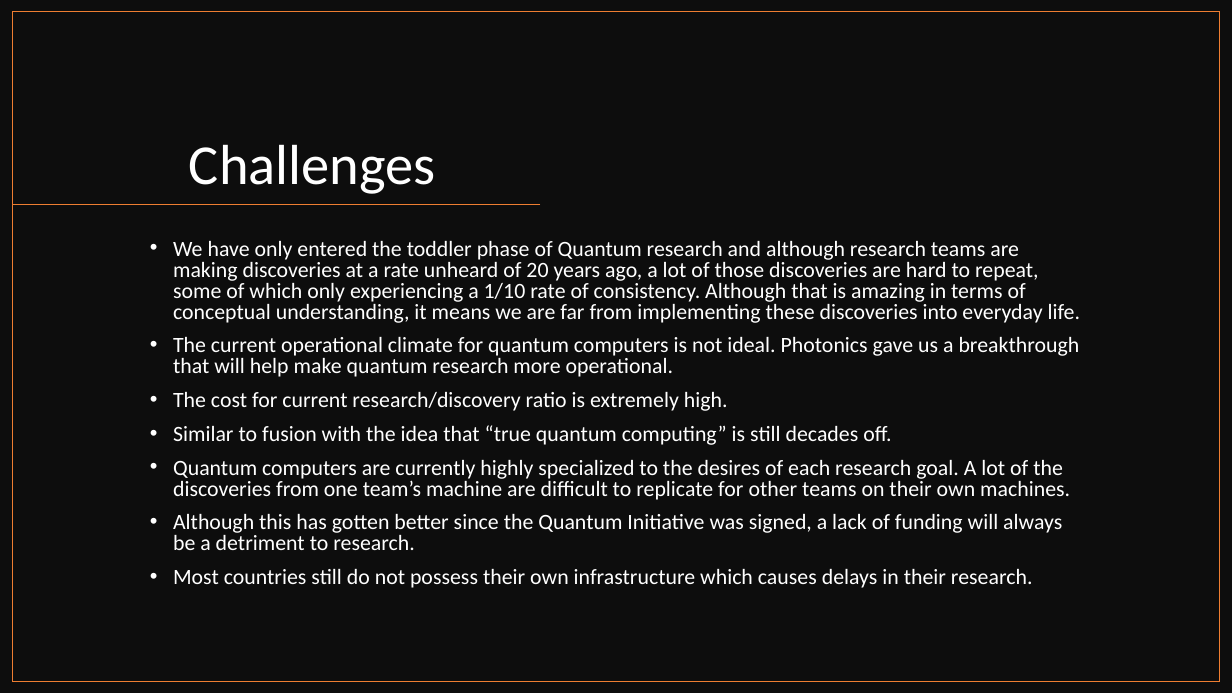
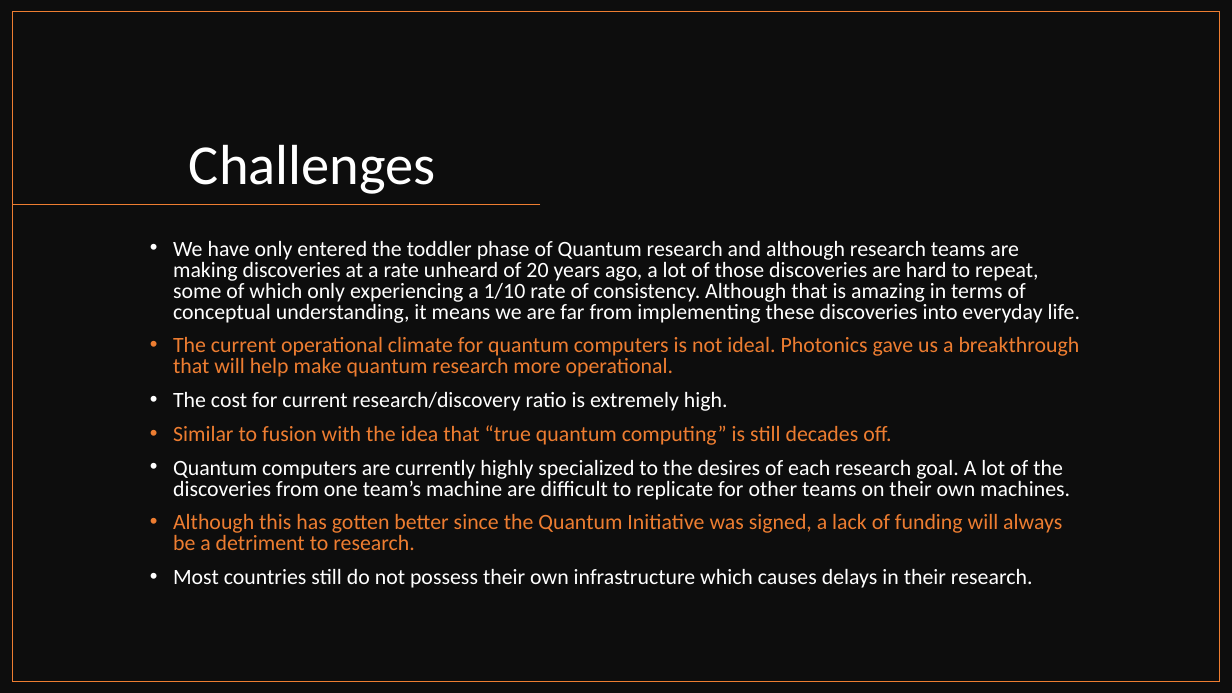
Before and after one commit to CIDS-484-Spring-2022/Quantum-Computing, a slide deck: slide 9 of Quantum PP.pptx. Drawn at 1232x693 pixels with LibreOffice and Linux fonts; fonts in the diff are those of the drawing. Boxes give left, top, right and bottom in pixels: in the first picture for what was removed or moved away, otherwise in the second. Text is boxed around its words. In the diff, an @@ line names an element or a change of style, - is before the commit and + after.

```diff
--- a/Quantum PP.pptx
+++ b/Quantum PP.pptx
@@ text at [173, 337, 1080, 550]: text colour #FFFFFF to #ED7D31 in "The current operational climate for quantum computers ...", "Similar to fusion with the idea that ...", "Although this has gotten better since the ..." @@
```
Also in this commit, not shown: 5 other slides changed, 7 slides added, 4 slides removed, 1 other file.
